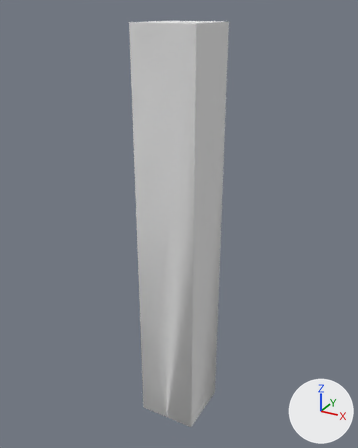
Two versions of the FBX model Samples/Resources/Models/LucidPlayground.fbx, one commit apart.
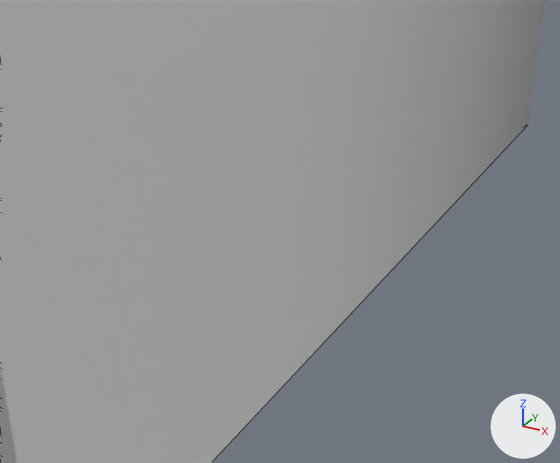
Each version appears first whole from a camera (50 mm lens) standing at (159.0, -290.9, 310.1) and looking at (-4.7, 6.7, 161.3), and next in a close-up from a camera (50 mm lens) standing at (32.7, -30.7, 14.6) and looking at (18.2, -4.4, 1.4). The axes (+X, +Y, +Z) are drawn at lower right. The lights are the same throughout. The close-ups show mesh edges as thin lines. Where no turn or scale is listed for an object, it has been applied to the vertices.

The older version as bpy lines, for what is in view:
```python
me_plane = bpy.data.meshes.new('Plane')
me_plane.from_pydata(...)  # 1761 vertices, 1554 faces; spans x -23.0..23.0, y -23.0..23.0, z -16.0..301.0
# faces by material slot: [13, 1541]
me_plane.materials.append(mat_material_001)  # white #e7e7e7
me_plane.materials.append(mat_accent)  # dark grey #5a5a5a
ob_plane = bpy.data.objects.new('Plane', me_plane)
ob_plane.location = (0.0, 0.0, 0.0)
```
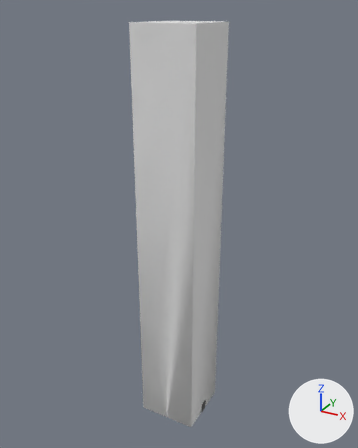
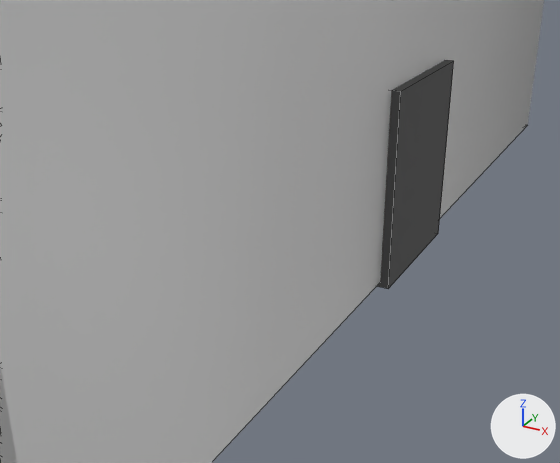
Where the newer file only moved an object's origin or applied its transform, the numbers keep the older frame.

Where the change shows, as pixel boxes (x1, y1, x2, y2) in the close-ups (560 x 463 px):
'Plane', reshaped
    both: (0, 0, 544, 463)
part 1 of me_plane, added
    after: (377, 60, 454, 289)

The change in detail:
Material 'Material' (mat_material) is new.
Its base color is (0.8, 0.8, 0.8) (white #e7e7e7).
me_plane has 1761 vertices, 1554 faces and spans x -23.0..23.0, y -23.0..23.0, z -16.0..301.0.
me_plane is used by ob_plane; location (0.0, 0.0, 0.0).
me_plane no longer uses material mat_material_001 (white #e7e7e7).
me_plane part 1: a new loose piece, a box spanning x 22.24..23.08, y -4.01..2.39, z -0.27..7.87, in mat_accent (dark grey #5a5a5a).
me_plane now uses material mat_material (white #e7e7e7).
